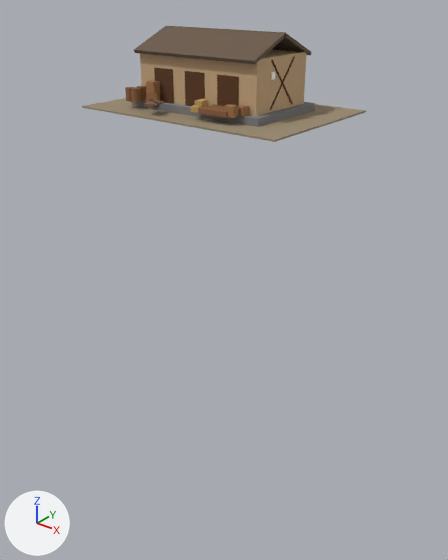
The glTF model public/models/buildings/warehouse.glb as it was, and as the next commit left it.
One viewpoint serves both versions: a camera (50 mm lens) standing at (25.2, -31.2, 7.4) and looking at (-1.0, 1.5, -12.9). Every picture has the same lights, and +X, +Y and +Z are marked at lower left. The older version comes first. Where no turn or scale is listed for an object, it has been applied to the vertices.

Objects in the first picture: 'Barrel_1', 'Barrel_2', 'Barrel_3', 'Cart_Body', 'Crate_1', 'Crate_2', 'Crate_3', 'Crate_4', 'Door_Front_0', 'Door_Front_1', 'Foundation', 'GroundYard', 'LoadingPlatform', 'MainBuilding', 'Roof_Left', 'Sack_1', 'Sack_3' and 4 more.
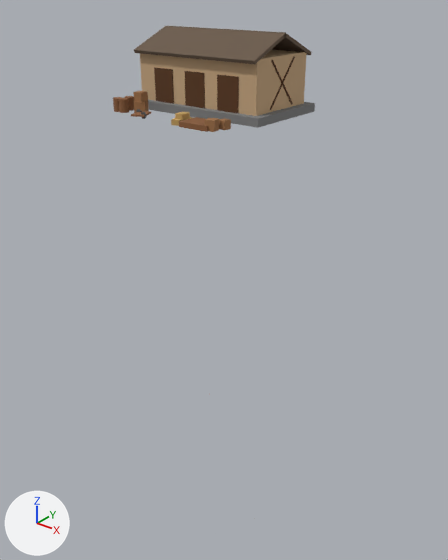
Boxes [x1, y1, x2, y2] around the edits, measured in the pictures (448 x 560 px):
'GroundYard', deleted (brown)
    before: [82, 98, 366, 142]
'LoadingPlatform', moved
    before: [198, 104, 228, 118]
    after: [179, 117, 208, 132]
'Crate_1', moved
    before: [224, 104, 238, 118]
    after: [204, 118, 219, 132]
'Crate_4', moved
    before: [146, 80, 160, 93]
    after: [133, 91, 148, 103]
'Barrel_1', moved
    before: [131, 88, 141, 102]
    after: [119, 98, 129, 113]
'Crate_3', moved
    before: [146, 91, 160, 102]
    after: [134, 101, 149, 113]
'Crate_2', moved
    before: [238, 105, 249, 116]
    after: [219, 118, 231, 130]
'Sack_3', moved
    before: [195, 99, 209, 107]
    after: [175, 111, 190, 120]
'Barrel_2', moved
    before: [125, 87, 135, 102]
    after: [113, 97, 122, 112]
'Barrel_3', moved
    before: [136, 86, 146, 100]
    after: [124, 96, 134, 111]
'Cart_Body', moved
    before: [144, 100, 164, 106]
    after: [131, 111, 151, 117]
'Sack_1', moved
    before: [190, 105, 201, 113]
    after: [171, 118, 182, 126]

Edits to the bpy script that builds the scene:
```text
Change ob_loadingplatform:
    ob_loadingplatform.location: (2.5, -3.2, 0.65) -> (2.5, -4.86, 0.17)
Change ob_crate_1:
    ob_crate_1.location: (3.5, -3.5, 0.8) -> (3.5, -5.16, 0.32)
Change ob_crate_2:
    ob_crate_2.location: (3.8, -2.8, 0.75) -> (3.8, -4.46, 0.27)
Change ob_crate_3:
    ob_crate_3.location: (-3.0, -3.0, 0.85) -> (-3.0, -4.08, 0.37)
Change ob_crate_4:
    ob_crate_4.location: (-3.0, -3.0, 1.45) -> (-3.0, -4.08, 0.97)
Change ob_barrel_1:
    ob_barrel_1.location: (-4.0, -3.5, 0.9) -> (-4.0, -4.58, 0.42)
Change ob_barrel_2:
    ob_barrel_2.location: (-4.5, -3.5, 0.9) -> (-4.5, -4.58, 0.42)
Change ob_barrel_3:
    ob_barrel_3.location: (-4.25, -2.8, 0.9) -> (-4.25, -3.88, 0.42)
Change ob_sack_1:
    ob_sack_1.location: (1.0, -3.5, 0.65) -> (1.0, -5.16, 0.17)
Change ob_sack_3:
    ob_sack_3.location: (1.1, -3.2, 0.95) -> (1.1, -4.86, 0.47)
Change ob_cart_body:
    ob_cart_body.location: (-2.0, -4.0, 0.7) -> (-2.0, -5.08, 0.22)
Remove ob_groundyard:
    ob_groundyard = bpy.data.objects.new('GroundYard', me_mesh_29)
    ob_groundyard.location = (0.0, 0.0, 0.0)
```
